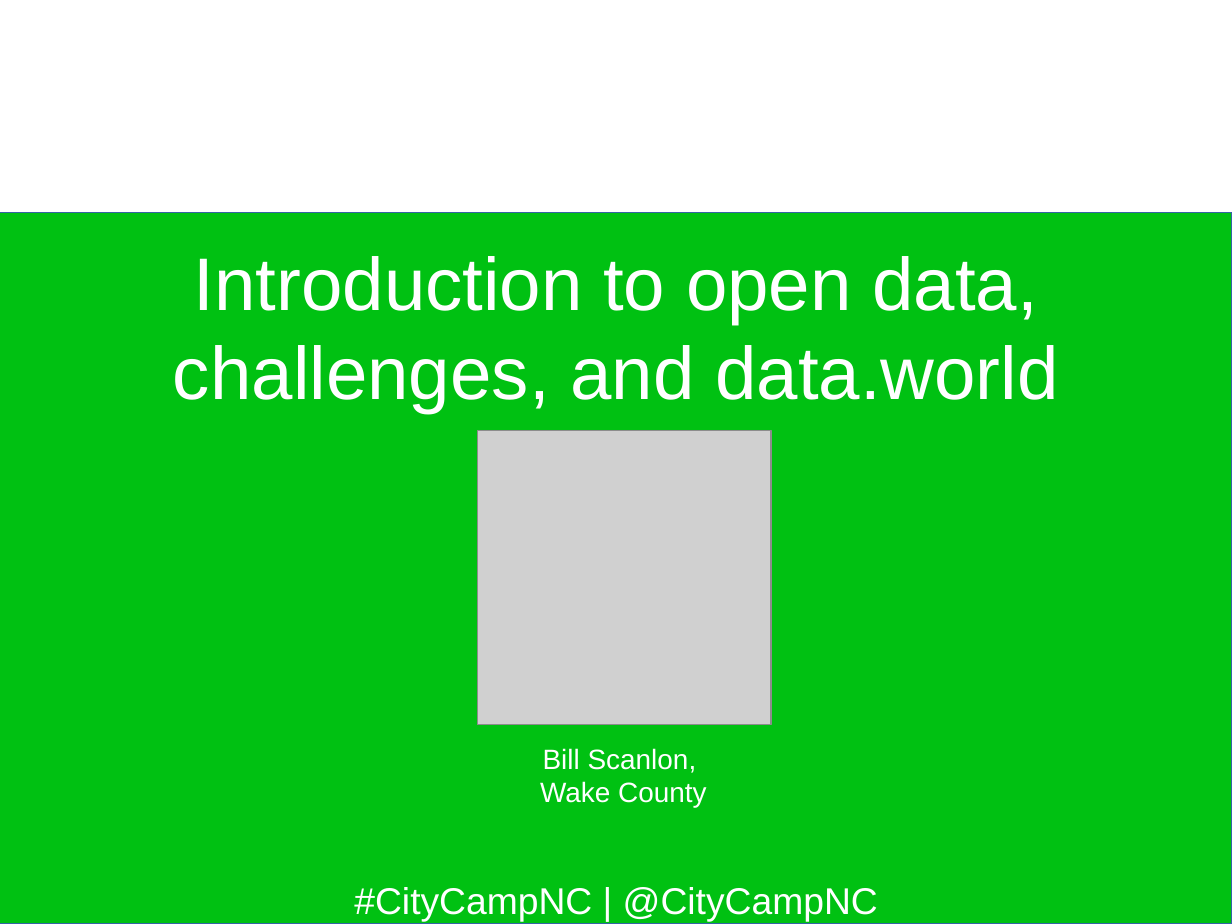
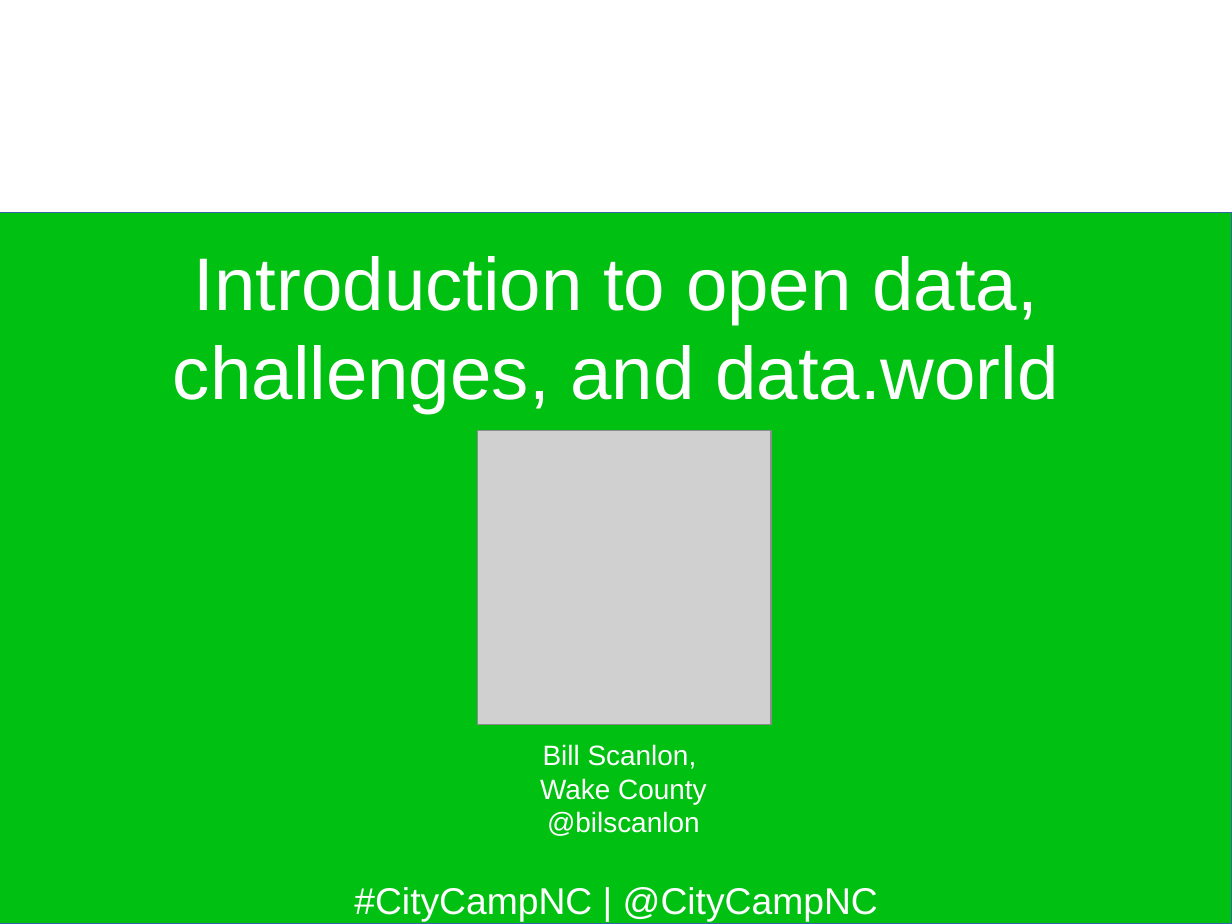
Before and after one commit to jhibbets/presentations, a slide deck: slide 37 of CCNC_2017.odp (slide 30 before the commit). Drawn at 1232x924 pixels with LibreOffice and Linux fonts; fonts in the diff are those of the drawing; grey boxes stand for pictures; background and template pictures are left out. Boxes give left, top, right and bottom in pixels: in the first picture for what was removed or moved away, otherwise in the second. Text is boxed around its words. In the diff, an @@ line names an element or a change of style, - is before the commit and + after.

```diff
--- a/CCNC_2017.odp
+++ b/CCNC_2017.odp
@@ text at box(547, 811, 700, 836): paragraph added @@
+@bilscanlon
```
Also in this commit, not shown: 17 other slides changed, 7 slides added.
